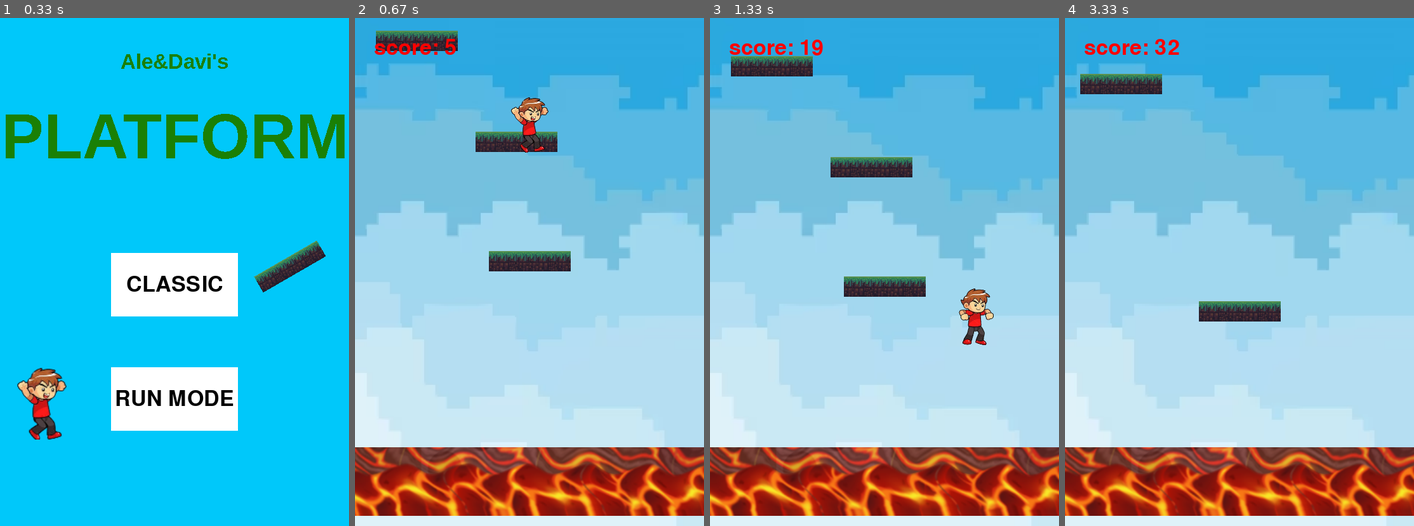
Above: before the commit, frames 1-4 (left to right).
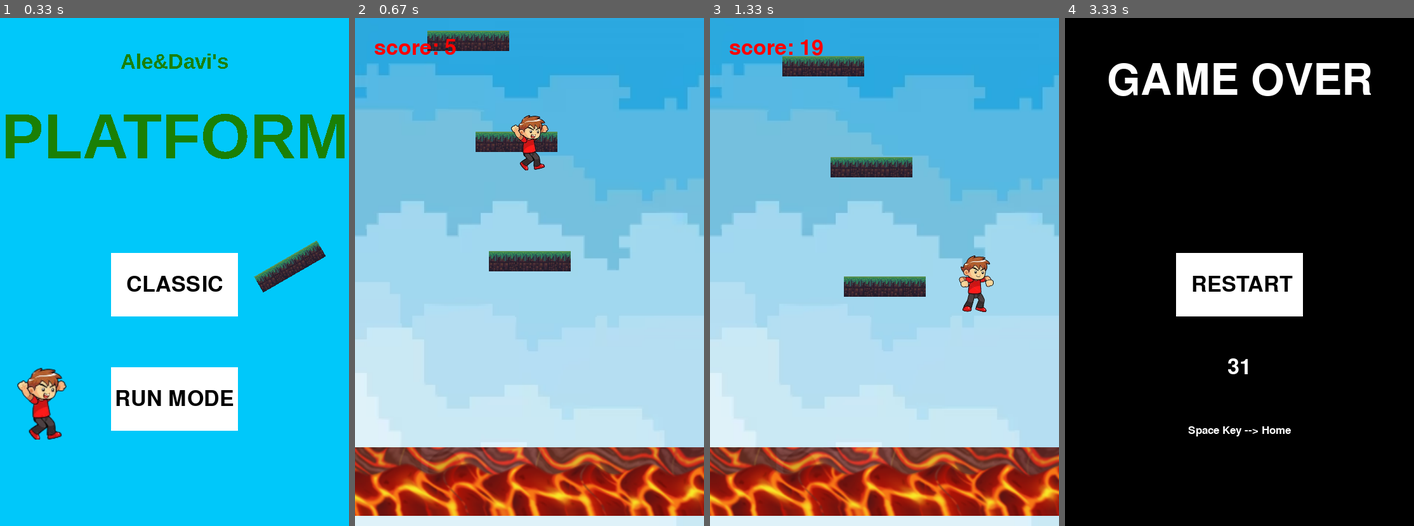
Above: after the commit, the same moments.

Repository: AleBrambilla/pygame-Brambilla-Mariani
Game: pygame game, started from main.py
Two runs of this game, one before a commit and one after it. Both use one fixed random seed, a clock stepped at 60 frames per second and the inputs below.
Inputs (mouse positions are in pixels of both pictures, inside the frame that each line leads up to):
- Up to frame 1 (0.33 s): no input
- Up to frame 2 (0.67 s): press the mouse at (529, 399) at 0.37 s; move the mouse to (567, 332) at 0.47 s; release the mouse at (609, 261) at 0.6 s
- Up to frame 3 (1.33 s): hold Right 0.67-1.13 s; move the mouse to (870, 134) at 0.7 s
- Up to frame 4 (3.33 s): press the mouse at (1239, 282) at 1.7 s; move the mouse to (1256, 277) at 1.8 s; release the mouse at (1277, 272) at 1.93 s; hold Left 2-2.53 s; move the mouse to (1180, 465) at 2.03 s; hold Left 2.57-2.97 s

Frame 1 is identical in both runs. In frame 2, 2.1% of the frame differs, in the area x 6-56%, y 2-30%; in frame 3, 2.4%; in frame 4, 100%, in the area x 0-100%, y 0-100%.

Commit message:
differenziazione spawn piattaforme modificate

Diff:
--- a/main.py
+++ b/main.py
@@ -4,7 +4,7 @@
 from random import randint, choice
 
 from player import Player
-from piattaforme import Cadente, Classica, Mobile_x, Mobile_y, Temporanea, bool_scorrere
+from piattaforme import Cadente, Classica, Mobile_x, Mobile_y, Temporanea, bool_scorrere, platform_list
 from punteggio import Punteggio
 
 pygame.init()
@@ -93,7 +93,7 @@
     piattaforme.empty()
     piattaforme.add(prima)
 
-    player.sprite.rect.midbottom = (275,320)
+    player.sprite.rect.midbottom = (275,300)
     punteggio=Punteggio()
     inizio=True
 
@@ -153,13 +153,14 @@
 
     if stato == 'classico':
 
-        pygame.display.set_caption('Game')
+        pygame.display.set_caption('Classic Mode')
         screen.blit(sfondo, (0,0))
         screen.blit(ground, ground_rect)
 
         if piattaforme.sprites()[-1].rect.y > 0:
             pos=piattaforme.sprites()[-1].rect.y + randint(-200, -150)
-            piattaforme.add(choice([Classica(pos), Classica(pos), Classica(pos), Mobile_x(pos), Mobile_y(pos), Cadente(pos), Temporanea(pos)]))
+            l=platform_list(pos, punteggio.ammontare)
+            piattaforme.add(choice(l))
 
         salta=collisions()
         piattaforme.draw(screen)
@@ -200,7 +201,7 @@
 
     elif stato == 'run mode':
 
-        pygame.display.set_caption('RunMode')
+        pygame.display.set_caption('Run Mode')
         screen.blit(sfondo, (0,0))
         screen.blit(lava, lava_rect)
 
@@ -208,7 +209,8 @@
 
         if piattaforme.sprites()[-1].rect.y > 0:
             pos=piattaforme.sprites()[-1].rect.y + randint(-200, -150)
-            piattaforme.add(choice([Classica(pos), Classica(pos), Classica(pos), Mobile_x(pos), Mobile_y(pos), Cadente(pos), Temporanea(pos)]))
+            l=platform_list(pos, punteggio.ammontare)
+            piattaforme.add(choice(l))
         piattaforme.draw(screen)
 
         salta=collisions()
--- a/piattaforme.py
+++ b/piattaforme.py
@@ -102,3 +102,18 @@
             scorri=False
 
     return scorri
+
+def platform_list(pos, score):
+    l=[Classica(pos) for _ in range(3)]
+    if score>200:
+        l.append(Cadente(pos))
+    if score>300:
+        l.append(Mobile_y(pos))
+    if score>500:
+        l.append(Mobile_x(pos))
+    if score>700:
+        l.append(Temporanea(pos))
+    if score>1000:
+        l.pop(0)
+
+    return l
